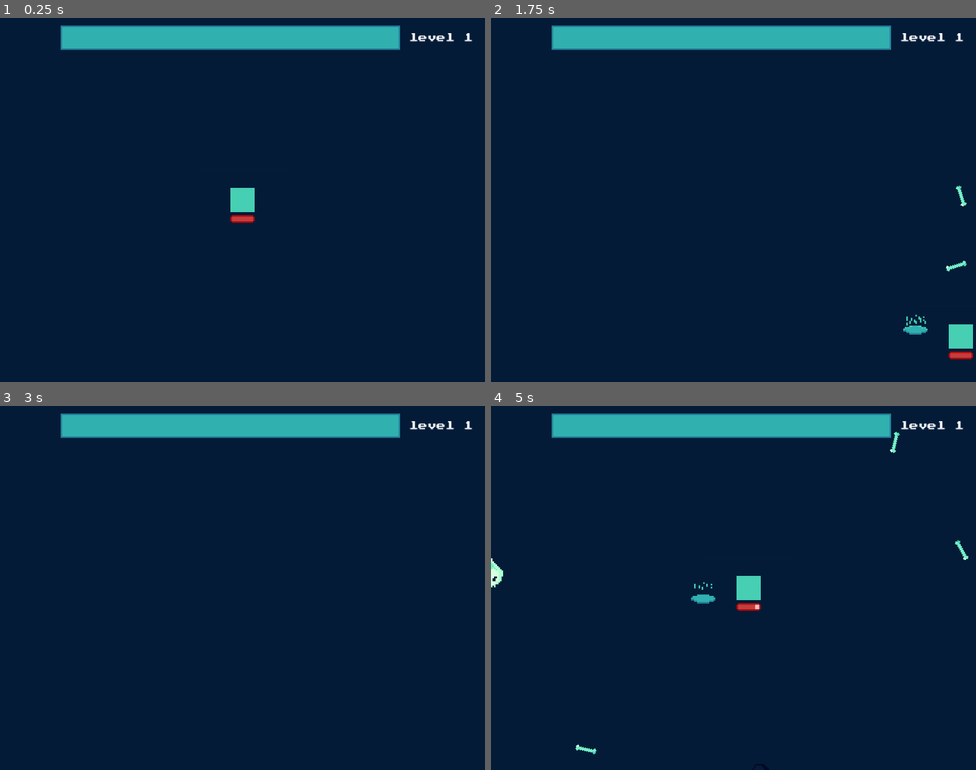
Above: before the commit, frames 1-4 (two rows, left to right).
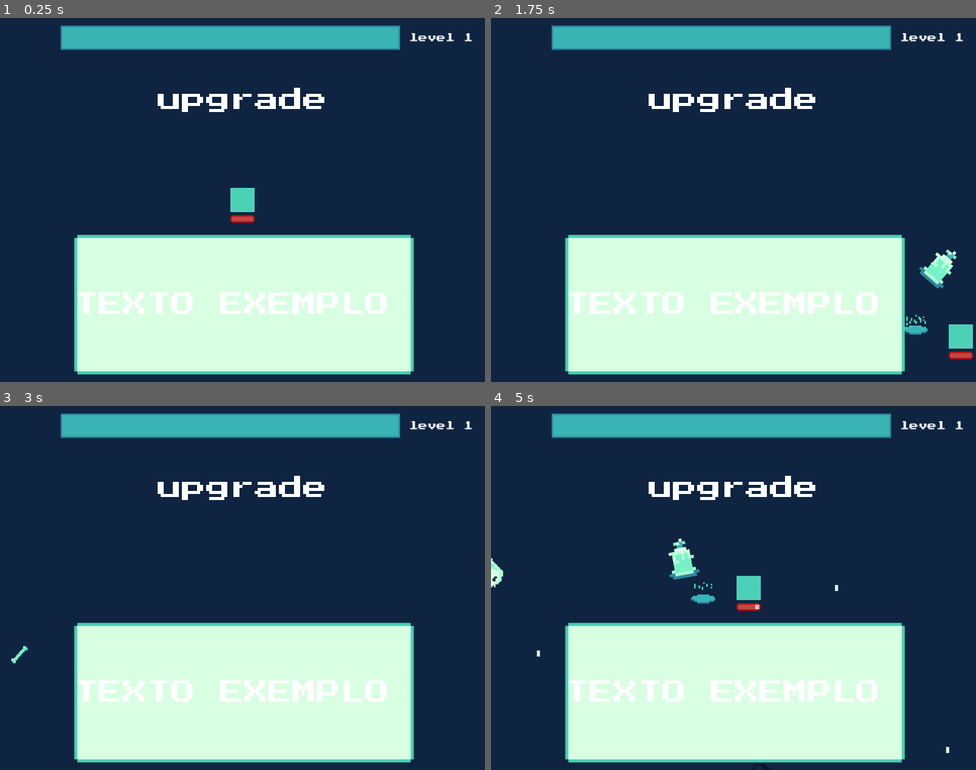
Above: after the commit, the same moments.

Repository: luisgthub/bheaven
Game: Godot game, scene res://main.tscn
The game is run twice, just before and just after one commit, with the same random seed, the same clock (stepped at 60 frames per second) and the same inputs.
Inputs:
- Up to frame 1 (0.25 s): no input
- Up to frame 2 (1.75 s): tap Enter at 0.5 s; hold D (right) 0.53-1.28 s; hold S (down) from 1.28 s (still down)
- Up to frame 3 (3 s): release S (down) at 2.03 s; hold D (right) 2.03-2.78 s; tap Space at 2.75 s; hold W (up) from 2.78 s (still down)
- Up to frame 4 (5 s): tap Enter at 3.5 s; release W (up) at 3.53 s; hold A (left) from 3.53 s (still down)

The runs differ from the first frame. In frame 1, 28% of the frame differs, in the area x 15-86%, y 19-98%; in frame 2, 28%; in frame 3, 28%; in frame 4, 28%, in the area x 9-99%, y 7-98%.

Commit message:
Creating funcional Upgrade ui

Diff:
--- a/enemies/base_enemy.gd
+++ b/enemies/base_enemy.gd
@@ -49,7 +49,7 @@
 	tween.tween_property($Sprite2D,"modulate",Color.WHITE,0.1)
 
 func enemy_take_damage(damage_value:int):
-	life-= damage_value
+	life-= damage_value + Manager.damage_bonus
 	print("dano tomado",life)
 	white_on_hit()
 	var explo = get_node_or_null("explosion")
--- a/manager.gd
+++ b/manager.gd
@@ -3,6 +3,45 @@
 var player_pos:Vector2
 var time_passed:float
 var game_running = false
+
+#upgrade attributes
+var move_speed = 1
+var revive_stack = 0
+var area_of_effect = 1
+var projectile_count = 1
+var magnet_area = 1
+var damage_bonus = 1
+var candle_damage = 10
+var basic_shot_damage = 5
+var holy_damage = 5
+var bone_damage = 5
+@export var all_upgrades:Array[UpgradeData] = []
+
+func apply_upgrade(id_upgrade:String):
+	for upgrade in all_upgrades:
+		if upgrade.upgrade_id == id_upgrade:
+			upgrade.current_level +=1
+			match id_upgrade:
+					"move":
+						move_speed *=1.2
+					"dama":
+						damage_bonus*=1.1
+					"area":
+						area_of_effect*=1.1
+					"proj":
+						projectile_count+=1
+					"magnet":
+						magnet_area*=1.2
+					"revive":
+						revive_stack=1
+					"basic":
+						basic_shot_damage+=10
+					"candle":
+						candle_damage+=10
+					"bone":
+						bone_damage+=10
+					"holy":
+						holy_damage+=10
 # Called when the node enters the scene tree for the first time.
 func _ready() -> void:
 	game_running = true
--- a/player/player.gd
+++ b/player/player.gd
@@ -21,18 +21,19 @@
 func _physics_process(delta: float) -> void:
 	lifebar.value
 	Manager.player_pos = global_position
+	var mv = SPEED*Manager.move_speed
 	var direction := Input.get_vector("left", "right","up","down")
 	if direction:
-		velocity = direction * SPEED
+		velocity = direction * mv
 	else:
 		velocity.x = move_toward(velocity.x, 0, SPEED)
 		velocity.y = move_toward(velocity.y, 0, SPEED)
 
 	move_and_slide()
-func create_projectile(projectile_count:int,spread_angle:float):
+func create_projectile(spread_angle:float):
 	var start_angle = spread_angle
-	var angle_offset = spread_angle/max(1,projectile_count-1)
-	for i in range(projectile_count):
+	var angle_offset = spread_angle/max(1,Manager.projectile_count-1)
+	for i in range(Manager.projectile_count):
 		var inst = proj_scene.instantiate()
 		inst.global_position = $attack_pivot.global_position
 		var current_angle = start_angle + (angle_offset*i)
@@ -40,30 +41,30 @@
 		print("coords",inst.global_position)
 		get_tree().current_scene.add_child(inst)
 
-func create_orbit(projectile_count:int,spread_angle:float):
+func create_orbit(spread_angle:float):
 	#for i in range(projectile_count):
 	var count = 0
-	count+=projectile_count
+	count+=Manager.projectile_count
 	for i in range(count):
 		var inst = candle_scene.instantiate()
 		var local_position = squad.get_point_position(i)
 		inst.position = local_position
 		squad.add_child(inst)
 
-func create_water(projectile_count:int):
+func create_water():
 	#for i in range(projectile_count):
 	var count = 0
-	count+=projectile_count
+	count+=Manager.projectile_count
 	for i in range(count):
 		var inst = water_scene.instantiate()
 		var local_position = holyline.get_point_position(i)
 		inst.position = local_position
 		holyline.add_child(inst)
 
-func create_pierceshot(projectile_count:int,spread_angle:float):
+func create_pierceshot(spread_angle:float):
 	var start_angle = spread_angle
-	var angle_offset = spread_angle/max(1,projectile_count-1)
-	for i in range(projectile_count):
+	var angle_offset = spread_angle/max(1,Manager.projectile_count-1)
+	for i in range(Manager.projectile_count):
 		var inst = pierce_scene.instantiate()
 		inst.global_position = $attack_pivot.global_position
 		var current_angle = start_angle + (angle_offset*i)
@@ -75,10 +76,11 @@
 	#rotacionar o squad
 	$rotate_pivot.rotate(20)
 func _on_proj_timer_timeout() -> void:
-	#create_projectile(2,180)
-	#create_orbit(2,180)
-	create_water(1)
-	create_pierceshot(3,180)
+
+	create_projectile(180)
+	create_orbit(180)
+	create_water()
+	create_pierceshot(180)
 
 func dead_screen():
 	var inst = dead_scene.instantiate()
@@ -87,7 +89,8 @@
 	lifebar.value -= 20
 	if lifebar.value<=0:
 		dead_screen()
-
+	elif lifebar.value<=0 and Manager.revive_stack==1:
+		lifebar.value = 100
 func _on_player_body_entered(body: Node2D) -> void:
 	if body.is_in_group("enemy"):
 		player_take_damage()
@@ -95,7 +98,7 @@
 func _on_player_area_entered(area: Area2D) -> void:
 	if area.is_in_group("drop_xp"):
 		print("adiciona 1 á barra de xp")
-		emit_signal("xp_collected",10)
+		emit_signal("xp_collected",100)
 		area.queue_free()
 
 
--- a/player/player.tscn
+++ b/player/player.tscn
@@ -14,6 +14,8 @@
 
 [node name="player" type="CharacterBody2D" unique_id=1841599539]
 position = Vector2(160, 120)
+collision_layer = 2
+collision_mask = 2
 motion_mode = 1
 script = ExtResource("1_rkbax")
 proj_scene = ExtResource("2_g1dw6")
@@ -42,8 +44,8 @@
 [node name="rotate_pivot" type="Marker2D" parent="." unique_id=1107691888]
 
 [node name="squad" type="Line2D" parent="rotate_pivot" unique_id=1570740695]
-position = Vector2(-20, -14.78125)
-scale = Vector2(1, 1.2187502)
+position = Vector2(-40, -30)
+scale = Vector2(2, 2)
 points = PackedVector2Array(0, 0, 40, 0, 40, 30, 0, 30)
 width = 1.0
 default_color = Color(1, 1, 1, 0)
--- a/ui/upgrade_ui.gd
+++ b/ui/upgrade_ui.gd
@@ -1,11 +1,52 @@
 extends Control
 
+# Mude a referência para o seu HBoxContainer na cena
+@onready var btn_container = $CenterContainer/HBoxContainer
+func _ready() -> void:
+	visible = true
+	set_process_input(false)
 
-# Called when the node enters the scene tree for the first time.
-func _ready() -> void:
-	pass # Replace with function body.
+func mostrar_menu() -> void:
+	get_tree().paused = true   # Pausa o jogo
+	visible = true             # Mostra o painel do menu na tela
+	atualizar_opcoes_visuais() # Gera os botões atualizados
 
+func atualizar_opcoes_visuais() -> void:
+	# Limpa os botões antigos antes de criar novos
+	for child in btn_container.get_children():
+		child.queue_free()
 
-# Called every frame. 'delta' is the elapsed time since the previous frame.
-func _process(delta: float) -> void:
-	pass
+	var upgrades_filtrados: Array[UpgradeData] = []
+
+	for upgrade in Manager.all_upgrades:
+		if upgrade.current_level < upgrade.max_level:
+			upgrades_filtrados.append(upgrade)
+
+	if upgrades_filtrados.is_empty():
+		visible = false
+		get_tree().paused = false
+		return
+
+	upgrades_filtrados.shuffle()
+
+	for i in range(min(3, upgrades_filtrados.size())):
+		var upgrade: UpgradeData = upgrades_filtrados[i]
+
+		# Cria o botão dinamicamente
+		var btn = TextureButton.new()
+		btn.text = upgrade.upgrade_name + " (Nv. " + str(upgrade.current_level + 1) + ")\n"
+		btn.texture_normal = upgrade.upgrade_icon
+		$"bottom-center/Label".text = upgrade.skill_description
+		# Dica para HBox: dê um tamanho mínimo horizontal bom para o texto não ficar espremido
+		#btn.custom_minimum_size = Vector2(180, 100)
+
+		# Conecta o clique do botão
+		btn.pressed.connect(func(): selecionar_upgrade(upgrade.upgrade_id))
+
+		# Adiciona o botão dentro do HBoxContainer
+		btn_container.add_child(btn)
+
+func selecionar_upgrade(id_upgrade: String) -> void:
+	Manager.aplicar_upgrade(id_upgrade)
+	visible = false
+	get_tree().paused = false
--- a/ui/upgrade_ui.tscn
+++ b/ui/upgrade_ui.tscn
@@ -1,9 +1,6 @@
 [gd_scene format=3 uid="uid://b6mb01s54pvpx"]
 
 [ext_resource type="Script" uid="uid://bwg1b65xe6jxv" path="res://ui/upgrade_ui.gd" id="1_abe00"]
-[ext_resource type="Texture2D" uid="uid://bj6gsfwr0my36" path="res://assets/upgrade-icons/damageincrease.png" id="2_u1j0f"]
-[ext_resource type="Texture2D" uid="uid://dsxsajdwl1wlh" path="res://assets/upgrade-icons/revive.png" id="3_ji803"]
-[ext_resource type="Texture2D" uid="uid://d01g1cyruhqbd" path="res://assets/upgrade-icons/newprojectile.png" id="4_fmmo1"]
 [ext_resource type="Texture2D" uid="uid://c617xj4j0c21e" path="res://assets/upgrade-icons/description_text.png" id="5_ji803"]
 
 [node name="upgrade_ui" type="Control" unique_id=289602542]
@@ -29,18 +26,6 @@
 [node name="HBoxContainer" type="HBoxContainer" parent="CenterContainer" unique_id=256055982]
 layout_mode = 2
 
-[node name="TextureButton" type="TextureButton" parent="CenterContainer/HBoxContainer" unique_id=1392131357]
-layout_mode = 2
-texture_normal = ExtResource("2_u1j0f")
-
-[node name="TextureButton2" type="TextureButton" parent="CenterContainer/HBoxContainer" unique_id=772252059]
-layout_mode = 2
-texture_normal = ExtResource("3_ji803")
-
-[node name="TextureButton3" type="TextureButton" parent="CenterContainer/HBoxContainer" unique_id=1404117692]
-layout_mode = 2
-texture_normal = ExtResource("4_fmmo1")
-
 [node name="bottom-center" type="CenterContainer" parent="." unique_id=27999439]
 layout_mode = 0
 offset_top = 137.0
@@ -62,4 +47,4 @@
 
 [node name="Label" type="Label" parent="top-center" unique_id=1651813991]
 layout_mode = 2
-text = "CHOOSE UPGRADE"
+text = "upgrade"
--- /dev/null
+++ b/upgrades/basic.tres
@@ -0,0 +1,12 @@
+[gd_resource type="Resource" script_class="UpgradeData" format=3 uid="uid://c7m7s0kcxeq8f"]
+
+[ext_resource type="Script" uid="uid://csymqvdpppcrt" path="res://upgrades/upgrade_data.gd" id="1_swfi0"]
+[ext_resource type="Texture2D" uid="uid://cksewgj68ovyi" path="res://assets/upgrade-icons/basic-weapon.png" id="2_se1yf"]
+
+[resource]
+script = ExtResource("1_swfi0")
+upgrade_id = "basic"
+upgrade_name = "Basic shot"
+skill_description = "Shoot a projectile in line."
+upgrade_icon = ExtResource("2_se1yf")
+metadata/_custom_type_script = "uid://csymqvdpppcrt"
--- a/upgrades/bone_weapon.tres
+++ b/upgrades/bone_weapon.tres
@@ -5,7 +5,7 @@
 
 [resource]
 script = ExtResource("1_7arph")
-upgrade_id = "1"
+upgrade_id = "bone"
 upgrade_name = "Bone Shot"
 skill_description = "Bone - throw a bone killing enemies and boucing on close targets."
 upgrade_icon = ExtResource("2_y48he")
--- a/upgrades/candle_weapon.tres
+++ b/upgrades/candle_weapon.tres
@@ -5,7 +5,7 @@
 
 [resource]
 script = ExtResource("1_47ogh")
-upgrade_id = "2"
+upgrade_id = "candle"
 upgrade_name = "Candle Circle"
 skill_description = "Candle - Orbit a light candle killing enemies around."
 upgrade_icon = ExtResource("2_p8seh")
--- a/upgrades/damage.tres
+++ b/upgrades/damage.tres
@@ -5,7 +5,7 @@
 
 [resource]
 script = ExtResource("1_u6tyg")
-upgrade_id = "4"
+upgrade_id = "dama"
 upgrade_name = "More Damage"
 skill_description = "All weapons damage increased 10%."
 upgrade_icon = ExtResource("2_abl5h")
--- a/upgrades/holywater.tres
+++ b/upgrades/holywater.tres
@@ -4,7 +4,7 @@
 
 [resource]
 script = ExtResource("1_wjvuu")
-upgrade_id = "3"
+upgrade_id = "holy"
 upgrade_name = "Holy Water"
 skill_description = "Holy Water -  A bottle falls from skies killing enemies in their direction."
 metadata/_custom_type_script = "uid://csymqvdpppcrt"
--- a/upgrades/increase_area.tres
+++ b/upgrades/increase_area.tres
@@ -5,7 +5,7 @@
 
 [resource]
 script = ExtResource("1_og76l")
-upgrade_id = "5"
+upgrade_id = "area"
 upgrade_name = "More AoE"
 skill_description = "weapons gains 10% more Area of Effect."
 upgrade_icon = ExtResource("2_lpjcs")
--- a/upgrades/magnet_area.tres
+++ b/upgrades/magnet_area.tres
@@ -5,7 +5,7 @@
 
 [resource]
 script = ExtResource("1_v8uma")
-upgrade_id = "6"
+upgrade_id = "magnet"
 upgrade_name = "Magnetic"
 skill_description = "experience gem collection range increased 20%."
 upgrade_icon = ExtResource("2_nl6iq")
--- a/upgrades/move_speed.tres
+++ b/upgrades/move_speed.tres
@@ -5,7 +5,7 @@
 
 [resource]
 script = ExtResource("1_ulpsc")
-upgrade_id = "7"
+upgrade_id = "move"
 upgrade_name = "Boost Boots"
 skill_description = "Player movement speed increased 10%."
 upgrade_icon = ExtResource("2_hg60v")
--- a/upgrades/plus_projectile.tres
+++ b/upgrades/plus_projectile.tres
@@ -5,7 +5,7 @@
 
 [resource]
 script = ExtResource("1_m6rhe")
-upgrade_id = "8"
+upgrade_id = "proj"
 upgrade_name = "More Projectiles"
 skill_description = "Gain + 1 projectile for all weapons."
 upgrade_icon = ExtResource("2_qaax5")
--- a/upgrades/revive.tres
+++ b/upgrades/revive.tres
@@ -5,7 +5,7 @@
 
 [resource]
 script = ExtResource("1_kedij")
-upgrade_id = "9"
+upgrade_id = "revive"
 upgrade_name = "Blessed Life"
 skill_description = "Character can revive 1 time."
 upgrade_icon = ExtResource("2_se06m")
--- a/upgrades/upgrade_data.gd
+++ b/upgrades/upgrade_data.gd
@@ -6,7 +6,7 @@
 @export_multiline var skill_description: String
 @export var upgrade_icon: Texture2D
 @export var max_level: int = 4
-var current_level: int = 0
+@export var current_level: int = 1
 
 
 #gain + 1 projectile
--- a/weapons/base_weapon.tscn
+++ b/weapons/base_weapon.tscn
@@ -4,7 +4,6 @@
 
 [node name="base_weapon" type="Area2D" unique_id=291626842]
 z_index = -1
-collision_layer = 3
 collision_mask = 2
 script = ExtResource("1_1ji47")
 
--- a/weapons/basic-shot.tscn
+++ b/weapons/basic-shot.tscn
@@ -8,6 +8,7 @@
 size = Vector2(8, 6)
 
 [node name="base_weapon" unique_id=291626842 instance=ExtResource("1_uvd17")]
+collision_layer = 0
 script = ExtResource("2_euurt")
 
 [node name="Sprite2D" parent="." index="0" unique_id=348010403]
--- a/weapons/basic_shot.gd
+++ b/weapons/basic_shot.gd
@@ -1,18 +1,11 @@
 extends base_weapon
 var direction = Vector2.RIGHT
 var time_to_die:float = 2.0
-var speed = 20
+var speed = 80
 func _ready() -> void:
 	super._ready() # Importante: não chama os outros itens
-	weapon_damage = 5 # Dano fixo do tiro básico
-
-func shoot_distance():
-	global_position+=10*direction
+	weapon_damage = Manager.basic_shot_damage # Dano fixo do tiro básico
 	pierce = false
 
-#func _physics_process(delta: float) -> void:
-#	global_position += direction*speed*delta
-func _on_trajetory_timer_timeout() -> void:
-	#print("soltei projetil")
-	shoot_distance()
-	pass
+func _physics_process(delta: float) -> void:
+	global_position+=speed*direction*delta
--- a/weapons/candle-orbit.tscn
+++ b/weapons/candle-orbit.tscn
@@ -45,6 +45,8 @@
 }
 
 [node name="base_weapon" unique_id=291626842 instance=ExtResource("1_7krky")]
+z_index = 2
+collision_layer = 0
 script = ExtResource("2_axjna")
 
 [node name="Sprite2D" parent="." index="0" unique_id=348010403]
--- a/weapons/candle_orbit.gd
+++ b/weapons/candle_orbit.gd
@@ -4,7 +4,7 @@
 # Called when the node enters the scene tree for the first time.
 func _ready() -> void:
 	super._ready() # Importante: não chama os outros itens
-	weapon_damage = 5 # Dano fixo do tiro básico
+	weapon_damage = Manager.candle_damage# Dano fixo do tiro básico
 
 
 # Called every frame. 'delta' is the elapsed time since the previous frame.
--- a/weapons/holywater.gd
+++ b/weapons/holywater.gd
@@ -3,7 +3,7 @@
 # Called when the node enters the scene tree for the first time.
 func _ready() -> void:
 	super._ready() # Importante: não chama os outros itens
-	weapon_damage = 5 # Dano fixo do tiro básico
+	weapon_damage = Manager.holy_damage # Dano fixo do tiro básico
 var max_limit = 100
 func shoot_distance():
 	var movement=20
--- a/weapons/holywater.tscn
+++ b/weapons/holywater.tscn
@@ -46,6 +46,7 @@
 }
 
 [node name="base_weapon" unique_id=291626842 instance=ExtResource("1_6v5fn")]
+collision_layer = 0
 script = ExtResource("2_i67vw")
 
 [node name="Sprite2D" parent="." index="0" unique_id=348010403]
--- a/weapons/pierceshot.gd
+++ b/weapons/pierceshot.gd
@@ -8,7 +8,7 @@
 #signal target_signal(target_pos_value:Vector2)
 func _ready() -> void:
 	super._ready() # Importante: não chama os outros itens
-	weapon_damage = 5 # Dano fixo do tiro básico
+	weapon_damage = Manager.bone_damage # Dano fixo do tiro básico
 	ricochete=true
 	pierce=false
 
--- a/weapons/pierceshot.tscn
+++ b/weapons/pierceshot.tscn
@@ -8,6 +8,7 @@
 size = Vector2(8, 10)
 
 [node name="base_weapon" unique_id=291626842 instance=ExtResource("1_doxf7")]
+collision_layer = 0
 script = ExtResource("2_jki8q")
 
 [node name="Sprite2D" parent="." index="0" unique_id=348010403]
--- a/xp.gd
+++ b/xp.gd
@@ -1,6 +1,7 @@
 extends Control
 
 @onready var xpbar = $xpbar
+@onready var upgrade_menu = $upgrade_ui
 var level = 0
 # Called when the node enters the scene tree for the first time.
 func _ready() -> void:
@@ -13,3 +14,5 @@
 		level +=1
 		$level.text = "level "+str(level)
 		xpbar.max_value+=20
+		if upgrade_menu and upgrade_menu.has_method("mostrar_menu"):
+			upgrade_menu.mostrar_menu()
--- a/xp.tscn
+++ b/xp.tscn
@@ -3,6 +3,7 @@
 [ext_resource type="Texture2D" uid="uid://c66gx6a6sbg5i" path="res://assets/xpbarout.png" id="1_1jxo8"]
 [ext_resource type="Script" uid="uid://c31ekfkkmcbw2" path="res://xp.gd" id="1_gxxb8"]
 [ext_resource type="Texture2D" uid="uid://sepximsuhqgw" path="res://assets/xpbarin.png" id="2_gxxb8"]
+[ext_resource type="PackedScene" uid="uid://b6mb01s54pvpx" path="res://ui/upgrade_ui.tscn" id="4_u5lu8"]
 
 [sub_resource type="LabelSettings" id="LabelSettings_gxxb8"]
 font_size = 6
@@ -33,3 +34,15 @@
 offset_right = 231.0
 offset_bottom = 21.0
 label_settings = SubResource("LabelSettings_gxxb8")
+
+[node name="upgrade_ui" parent="." unique_id=289602542 instance=ExtResource("4_u5lu8")]
+layout_mode = 1
+anchors_preset = 0
+anchor_right = 0.0
+anchor_bottom = 0.0
+offset_left = -40.0
+offset_top = -5.0
+offset_right = -5.0
+offset_bottom = -5.0
+grow_horizontal = 1
+grow_vertical = 1
Binary file added: assets/upgrade-icons/basic-weapon.aseprite
Binary file added: assets/upgrade-icons/basic-weapon.png
Not shown, added: assets/upgrade-icons/basic-weapon.png.import
